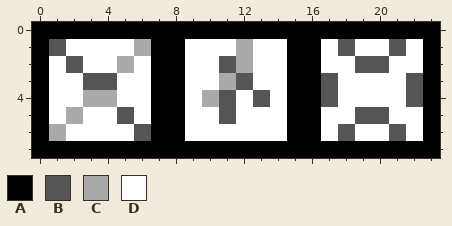
Edited in one commit: pixel-art file (gfx/boxes.aseprite). That is the earlier state.
24x8 pixels, 1 frame.
Palette (. is transparent): A #000000  B #555555  C #aaaaaa  D #ffffff
Once edited:
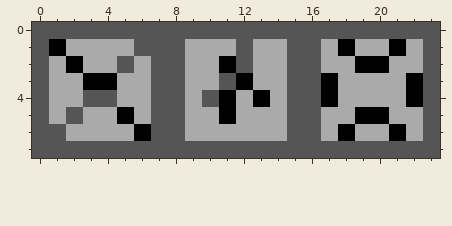
From old to new:
@@ palette @@
-A #000000
+A #555555
-B #555555
+B #000000
@@ x 0..23 @@
 0 AAAAAAAAAAAAAAAAAAAAAAAA
-1 ABDDDDCAADDDCDDAADBDDBDA
-2 ADBDDCDAADDBCDDAADDBBDDA
-3 ADDBBDDAADDCBDDAABDDDDBA
-4 ADDCCDDAADCBDBDAABDDDDBA
-5 ADCDDBDAADDBDDDAADDBBDDA
-6 ACDDDDBAADDDDDDAADBDDBDA
+1 ABCCCCAAACCCACCAACBCCBCA
+2 ACBCCACAACCBACCAACCBBCCA
+3 ACCBBCCAACCABCCAABCCCCBA
+4 ACCAACCAACABCBCAABCCCCBA
+5 ACACCBCAACCBCCCAACCBBCCA
+6 AACCCCBAACCCCCCAACBCCBCA
 7 AAAAAAAAAAAAAAAAAAAAAAAA
Pixel boxes of the changes (left, top, right, bottom) in both pictures:
changed: (32, 22, 440, 158)
